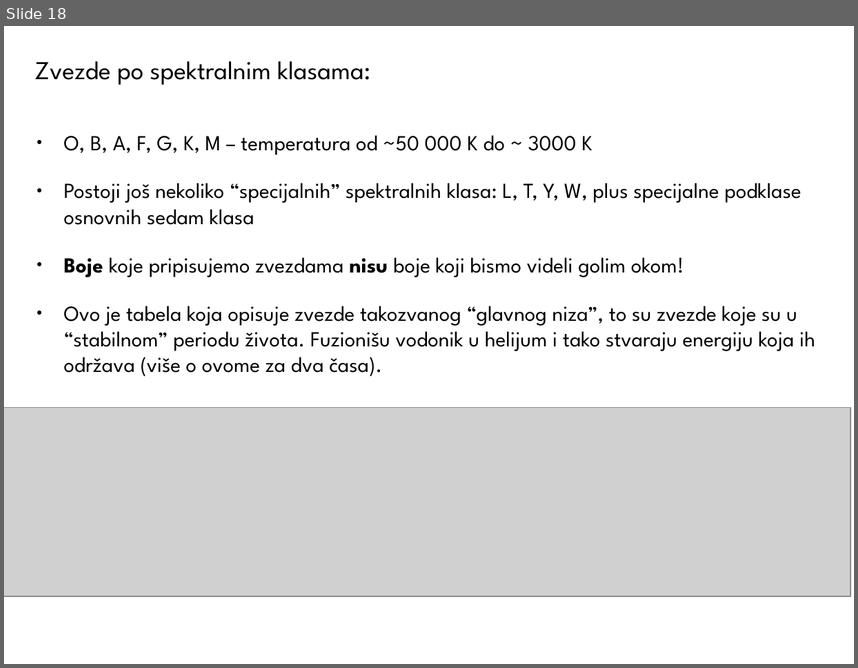
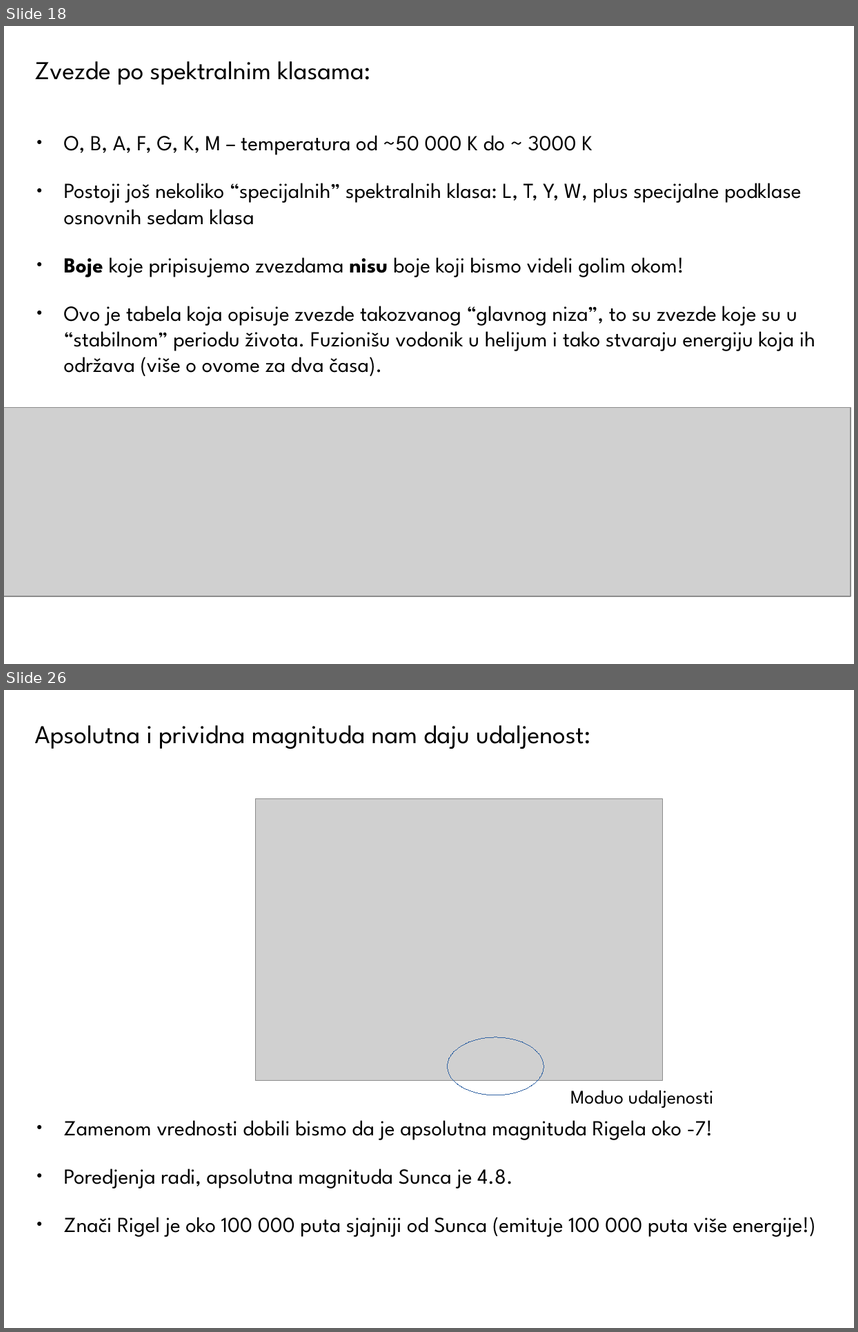
Before and after one commit to ivanzmilic/OPA22, a slide deck: Predavanje_07_Zracenje_Zvezda.odp. Shown one above the other, each under a label of ours: slide 18 before the commit, slides 18 and 26 after it; the slides between them are not shown. The pictures are 858x668 and 858x1332 pixels, drawn with LibreOffice and Linux fonts; fonts in the diff are those of the drawing; grey boxes stand for pictures. Boxes give left, top, right and bottom in pixels: in the first picture for what was removed or moved away, otherwise in the second. Text is boxed around its words. In the diff, an @@ line names an element or a change of style, - is before the commit and + after.

```diff
--- a/Predavanje_07_Zracenje_Zvezda.odp
+++ b/Predavanje_07_Zracenje_Zvezda.odp
@@ slide 26 added at <box>4,690,854,1328</box>, background #FFFFFF @@
@@ title added at <box>35,725,590,749</box>, 24 pt, text #000000 @@
+Apsolutna i prividna magnituda nam daju udaljenost:
@@ picture added at <box>255,799,663,1081</box> @@
@@ ellipse added at <box>448,1037,544,1095</box>, outline #3465A4 0 pt @@
@@ text added at <box>570,1090,714,1107</box>, 18 pt, text #000000 @@
+Moduo udaljenosti
@@ text added at <box>64,1120,815,1236</box>, 20 pt, text #000000 @@
+● Zamenom vrednosti dobili bismo da je apsolutna magnituda Rigela oko -7!
+● Poredjenja radi, apsolutna magnituda Sunca je 4.8.
+● Znači Rigel je oko 100 000 puta sjajniji od Sunca (emituje 100 000 puta više energije!)
```
Also in this commit, not shown: 1 slide changed, 10 other slides added.
